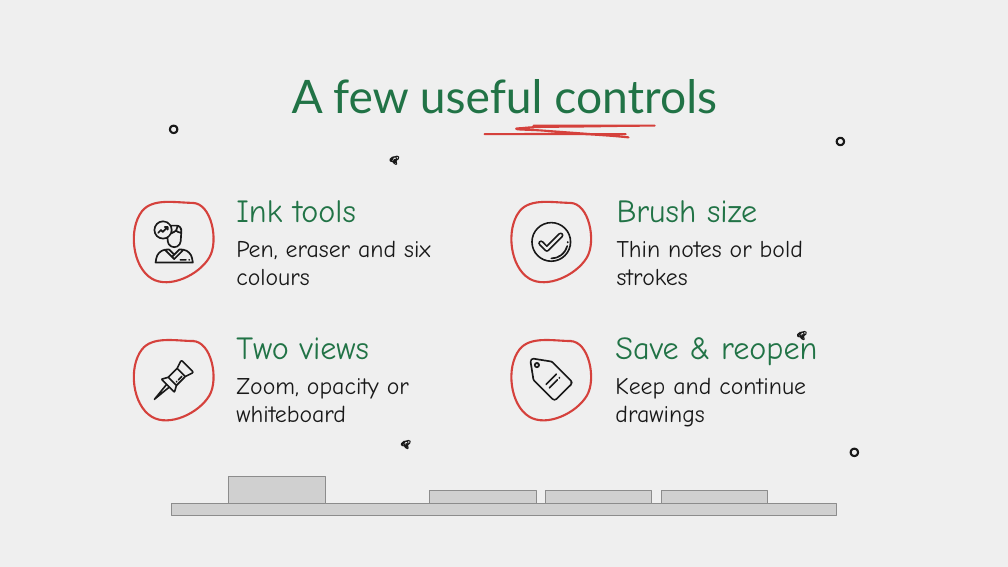
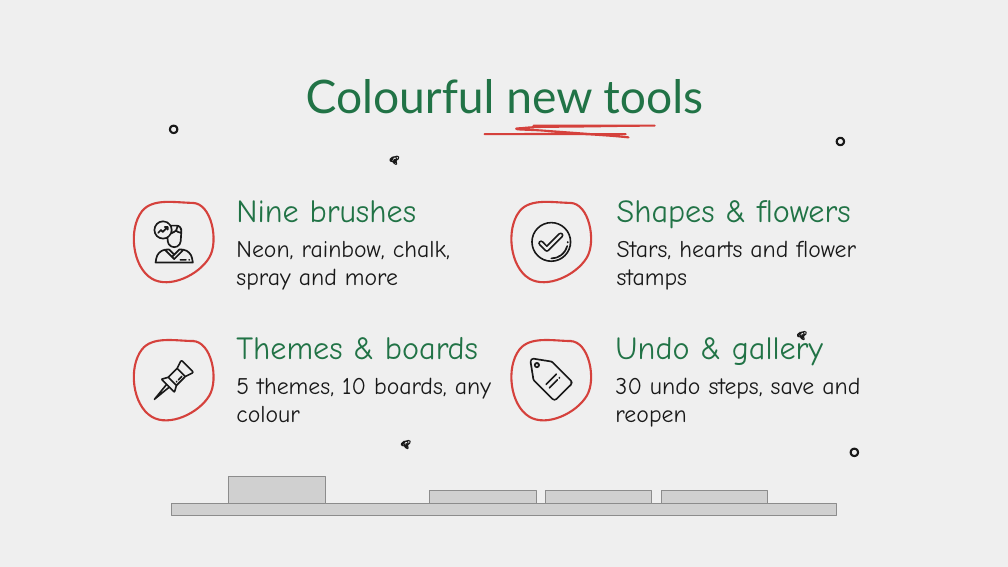
Before and after one commit to thiyatira/AirInk, a slide deck: slide 4 of documents/presentation/AirInk_Presentation.pptx. Drawn at 1008x567 pixels with LibreOffice and Linux fonts; fonts in the diff are those of the drawing; grey boxes stand for pictures; background and template pictures are left out. Boxes give left, top, right and bottom in pixels: in the first picture for what was removed or moved away, otherwise in the second. Text is boxed around its words. In the diff, an @@ line names an element or a change of style, - is before the commit and + after.

Commit message:
Add brushes, shapes, flower stamps, undo/redo and colourful themes
- Nine brushes, eraser, eight shapes and eight flower stamps
- Undo/redo (30 steps) with a hold-two-fingers undo gesture
- Five UI themes, ten boards, colour picker, gallery and snapshot
- 26 automated checks in tests/
- Update report and presentation (PPTX + PDF) and screenshots

```diff
--- a/documents/presentation/AirInk_Presentation.pptx
+++ b/documents/presentation/AirInk_Presentation.pptx
@@ title at box(306, 79, 703, 114): text changed @@
-A few useful controls
+Colourful new tools
@@ subtitle at box(236, 200, 417, 223): text changed @@
-Ink tools
+Nine brushes
@@ subtitle at box(617, 200, 851, 229): text changed @@
-Brush size
+Shapes & flowers
@@ subtitle at box(236, 241, 450, 290): text changed @@
-Pen, eraser and six colours
+Neon, rainbow, chalk, spray and more
@@ subtitle at box(617, 241, 856, 290): text changed @@
-Thin notes or bold strokes
+Stars, hearts and flower stamps
@@ subtitle at box(236, 337, 478, 360): text changed @@
-Two views
+Themes & boards
@@ subtitle at box(615, 331, 823, 366): text changed @@
-Save & reopen
+Undo & gallery
@@ subtitle at box(236, 377, 491, 422): text changed @@
-Zoom, opacity or whiteboard
+5 themes, 10 boards, any colour
@@ subtitle at box(615, 377, 860, 427): text changed @@
-Keep and continue drawings
+30 undo steps, save and reopen
```
Also in this commit, not shown: 6 other slides changed, 1 slide added, 1 slide removed, 11 other files.
